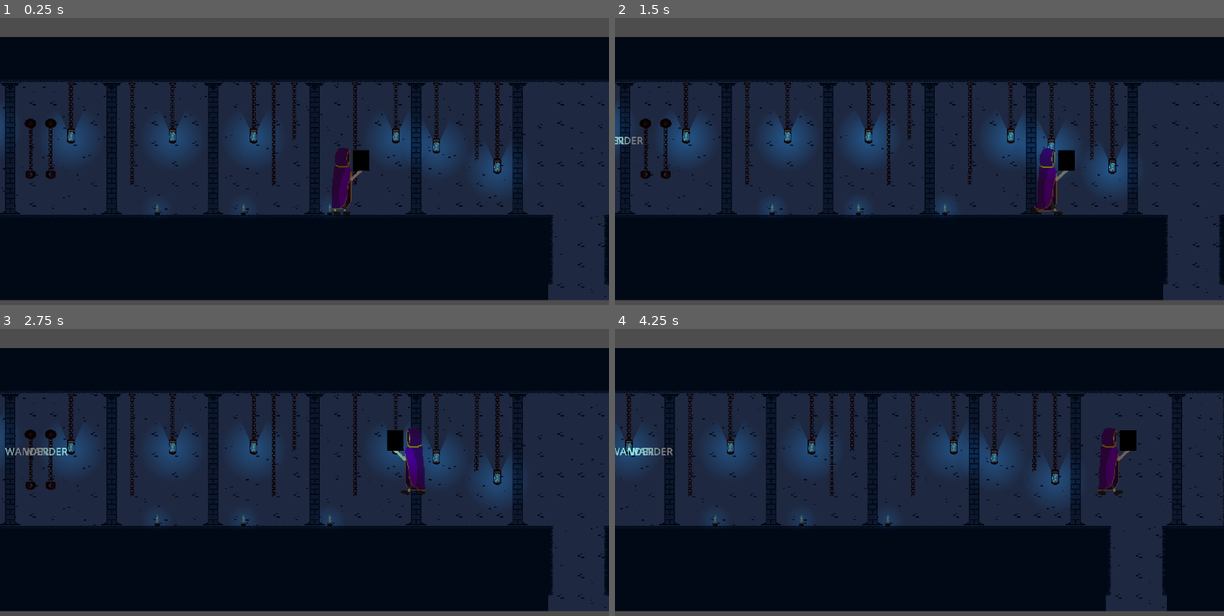
Above: before the commit, frames 1-4 (two rows, left to right).
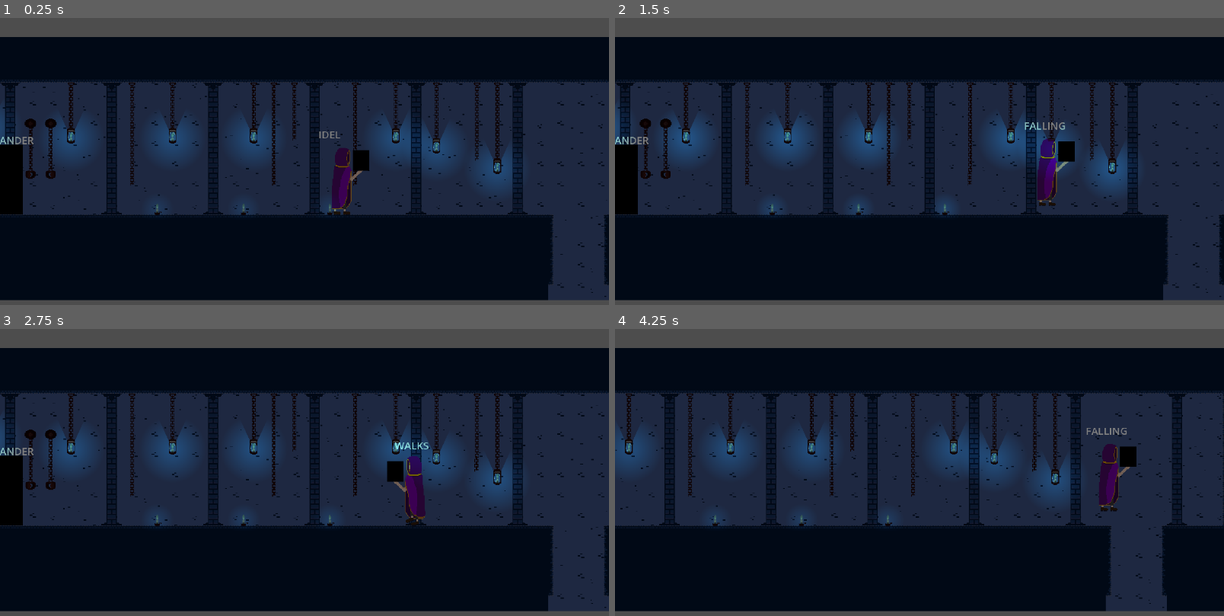
Above: after the commit, the same moments.

Repository: DevHatemAlDouh/hox-s-legacy
Game: Godot game, scene res://World/level1.tscn
The game is run twice, just before and just after one commit, with the same random seed, the same clock (stepped at 60 frames per second) and the same inputs.
Inputs (mouse positions are in pixels of both pictures, inside the frame that each line leads up to):
- Up to frame 1 (0.25 s): no input
- Up to frame 2 (1.5 s): move the mouse to (1053, 172) at 0.52 s; hold Space (jump) 0.53-1.28 s; hold D (right) from 0.53 s (still down); tap Middle mouse button (target, bound only after the commit) at 0.6 s; move the mouse to (797, 207) at 1.27 s; tap Space (jump) at 1.35 s
- Up to frame 3 (2.75 s): tap Space (jump) at 1.52, 1.82 s; tap Middle mouse button (target, bound only after the commit) at 1.55, 2.1 s; move the mouse to (365, 423) at 2.02 s; release D (right) at 2.03 s; hold A (left) from 2.03 s (still down); hold Space (jump) from 2.03 s (still down)
- Up to frame 4 (4.25 s): move the mouse to (889, 567) at 2.77 s; release A (left) at 2.78 s; release Space (jump) at 2.78 s; hold D (right) from 2.78 s (still down); tap Middle mouse button (target, bound only after the commit) at 2.85 s; tap Space (jump) at 3.02, 3.32 s; move the mouse to (1102, 549) at 3.52 s; hold Space (jump) from 3.53 s (still down)

The runs differ from the first frame. In frame 1, 0.9% of the frame differs, in the area x 0-56%, y 39-69%; in frame 2, 1.5%; in frame 3, 2.2%, in the area x 0-71%, y 34-69%; in frame 4, 1.1%.

Commit message:
target system

Diff:
--- /dev/null
+++ b/Components/target.tscn
@@ -0,0 +1,6 @@
+[gd_scene load_steps=2 format=3 uid="uid://b4pfyhjrryyy1"]
+
+[ext_resource type="Texture2D" uid="uid://3272eqm3bn21" path="res://Components/Assists/Target.png" id="1_4ww48"]
+
+[node name="Target" type="Sprite2D"]
+texture = ExtResource("1_4ww48")
--- a/Enemies/001/001.gd
+++ b/Enemies/001/001.gd
@@ -37,10 +37,9 @@
 	else :
 		$Label.text = 'CHASE'
 	handle_gravity(delta)
-	handle_movment(delta)
+	#handle_movment(delta)
 	change_direction()
 	lock_for_player()
-
 
 func lock_for_player():
 	if PlayerDetector.is_colliding():
--- a/Enemies/001/001.tscn
+++ b/Enemies/001/001.tscn
@@ -1,18 +1,21 @@
-[gd_scene load_steps=10 format=3 uid="uid://boan55xogjeoj"]
+[gd_scene load_steps=12 format=3 uid="uid://boan55xogjeoj"]
 
 [ext_resource type="Script" uid="uid://bid8c0nhoouan" path="res://Enemies/001/001.gd" id="1_15y8m"]
 [ext_resource type="Script" uid="uid://tscn7y28rhmh" path="res://Components/health.gd" id="2_ttk1f"]
+[ext_resource type="Texture2D" uid="uid://5cv6mih5svuo" path="res://Enemies/001/Assists/001Idel.png" id="3_weupa"]
 [ext_resource type="Script" uid="uid://o0og1idrbini" path="res://Components/hitbox.gd" id="4_q7co2"]
 [ext_resource type="Script" uid="uid://dt2xrxrn812gc" path="res://Components/hurtbox.gd" id="5_8e7xt"]
+[ext_resource type="PackedScene" uid="uid://b4pfyhjrryyy1" path="res://Components/target.tscn" id="5_ggo1v"]
 
-[sub_resource type="AtlasTexture" id="AtlasTexture_u4lxl"]
+[sub_resource type="AtlasTexture" id="AtlasTexture_6sfoo"]
+atlas = ExtResource("3_weupa")
 region = Rect2(0, 0, 128, 128)
 
 [sub_resource type="SpriteFrames" id="SpriteFrames_eqh5r"]
 animations = [{
 "frames": [{
 "duration": 1.0,
-"texture": SubResource("AtlasTexture_u4lxl")
+"texture": SubResource("AtlasTexture_6sfoo")
 }],
 "loop": true,
 "name": &"Idel",
@@ -30,6 +33,7 @@
 
 [node name="001" type="CharacterBody2D"]
 collision_layer = 2
+collision_mask = 3
 script = ExtResource("1_15y8m")
 
 [node name="Health" type="Node" parent="."]
@@ -86,5 +90,9 @@
 offset_right = 24.0
 offset_bottom = -104.0
 
+[node name="Target" parent="." instance=ExtResource("5_ggo1v")]
+visible = false
+position = Vector2(0, -56)
+
 [connection signal="health_depleted" from="Health" to="." method="_on_health_health_depleted"]
 [connection signal="timeout" from="Timer" to="." method="_on_timer_timeout"]
--- a/Player/player.gd
+++ b/Player/player.gd
@@ -2,14 +2,13 @@
 
 
 const SPEED = 150.0
-const JUMP_VELOCITY_HIGH = -200.0
+const JUMP_VELOCITY_HIGH = -300.0
 const JUMP_VELOCITY_LOW = -100.0
 
 @export var BOOK : Node2D
 @export var Player_Assist: AnimatedSprite2D
 @export var animations: AnimationTree
 @export var Footsteps_VFX :AudioStreamPlayer2D
-@export var Ground_detector : RayCast2D
 var gravity = ProjectSettings.get_setting("physics/2d/default_gravity")
 var delta_time: float = 0.0
 
@@ -20,8 +19,11 @@
 var is_holding = false
 var is_jumping = false
 
+var DEATH = false
+
 var CombatMode = false
-var targeted_enemy
+var LockOn = false
+var targeted_enemy : Node2D
 var enemy_distance = 0
 var all_enemys_can_by_targeted = []
 
@@ -30,7 +32,7 @@
 	IDEL,
 	WALKS,
 	JUMPS,
-	FOLLING,
+	FALLING,
 	DEATH
 }
 
@@ -40,22 +42,35 @@
 
 func Update_Animation_Parameters():
 	if currnt_state == Player_States.DEATH:
+		$Label.text = "DEATH"
 		animations["parameters/conditions/Is_Moving"] = false
 		animations["parameters/conditions/Idel"] = false
 		animations["parameters/conditions/Death"] = true
 	else:
-		if !Ground_detector.is_colliding():
-			if velocity.x == 0:
-				currnt_state = Player_States.IDEL
-				animations["parameters/conditions/Idel"] = true
-				animations["parameters/conditions/Is_Moving"] = false
-			if velocity.x != 0:
-				currnt_state = Player_States.WALKS
-				animations["parameters/conditions/Idel"] = false
-				animations["parameters/conditions/Is_Moving"] = true
-		else:
+		if currnt_state == Player_States.IDEL:
+			$Label.text = "IDEL"
+			animations["parameters/conditions/Jump"] = false
+			animations["parameters/conditions/Fall"] = false
+			animations["parameters/conditions/Idel"] = true
+			animations["parameters/conditions/Is_Moving"] = false
+		if currnt_state == Player_States.WALKS :
+			$Label.text = "WALKS"
+			animations["parameters/conditions/Jump"] = false
+			animations["parameters/conditions/Fall"] = false
+			animations["parameters/conditions/Idel"] = false
+			animations["parameters/conditions/Is_Moving"] = true
+		if currnt_state == Player_States.JUMPS:
+			$Label.text = "JUMPS"
 			animations["parameters/conditions/Idel"] = false
 			animations["parameters/conditions/Is_Moving"] = false
+			animations["parameters/conditions/Fall"] = false
+			animations["parameters/conditions/Jump"] = true
+		if currnt_state == Player_States.FALLING:
+			$Label.text = "FALLING"
+			animations["parameters/conditions/Idel"] = false
+			animations["parameters/conditions/Is_Moving"] = false
+			animations["parameters/conditions/Jump"] = false
+			animations["parameters/conditions/Fall"] = true
 
 func handle_gravity(delta: float) -> void:
 	velocity.y += gravity * delta
@@ -68,11 +83,13 @@
 
 func handle_movement(direction: float) -> void:
 	if direction != 0 and currnt_state != Player_States.DEATH:
+		currnt_state = Player_States.WALKS
 		Player_Assist.flip_h = direction < 0
 		handle_book_placement(direction < 0)
 		velocity.x = direction * SPEED
 		#Footsteps_VFX.play()
 	else:
+		currnt_state = Player_States.IDEL
 		velocity.x = move_toward(velocity.x, 0, SPEED)
 
 func handle_normal_jumping() -> void:
@@ -86,53 +103,68 @@
 	if press_time < HOLD_THRESHOLD:
 		velocity.y = lerp(JUMP_VELOCITY_LOW, JUMP_VELOCITY_HIGH, press_time/HOLD_THRESHOLD)
 	else:
-		velocity.y = JUMP_VELOCITY_HIGH
+		velocity.y = JUMP_VELOCITY_LOW
 		is_holding = false
 		is_jumping = false
 
-func _physics_process(delta: float) -> void:
-	delta_time = delta
-	Update_Animation_Parameters()
-
-	CombatMode = all_enemys_can_by_targeted.size() > 0
-	#print(CombatMode)
-	if CombatMode:
+func target(EnmyInRange : bool) -> void:
+	if EnmyInRange:
 		for enemy in all_enemys_can_by_targeted:
-			var enemy_pos = enemy.position
-			var distance = enemy_pos.distance_to(self.position)
+			var enemy_pos = enemy.global_position
+			var distance = self.position.distance_to(enemy_pos)
 			if enemy_distance > 0:
 				if enemy_distance > distance:
+					targeted_enemy = enemy
 					enemy_distance = distance
 			else :
 				enemy_distance = distance
 	else :
 		enemy_distance = 0
-	print(enemy_distance)
+
+func _physics_process(delta: float) -> void:
+	delta_time = delta
+	if DEATH:
+		currnt_state = Player_States.DEATH
+	Update_Animation_Parameters()
+	CombatMode = all_enemys_can_by_targeted.size() > 0
+	target(CombatMode)
+	if !CombatMode:
+		LockOn = CombatMode
+	# target
+	if Input.is_action_just_pressed("target") and CombatMode:
+		targeted_enemy.get_child(-1).visible = !LockOn
+		LockOn = !LockOn
+	# Handle movement
+	var direction := Input.get_axis("left", "right")
+	handle_movement(direction)
 	# Add the gravity.
 	if not is_on_floor():
+		currnt_state = Player_States.JUMPS
 		handle_gravity(delta)
-
+		if !is_holding:
+			currnt_state = Player_States.FALLING
 	# jump handler
-	if currnt_state != Player_States.DEATH:
+	if !DEATH:
 		if Input.is_action_just_pressed("jump") and is_on_floor():
 			handle_normal_jumping()
 		elif Input.is_action_pressed("jump") and is_holding and is_jumping:
 			handle_hold_jumping(delta_time)
 		elif Input.is_action_just_released("jump"):
 			is_holding = false
-	# Handle movement
-	var direction := Input.get_axis("left", "right")
-	handle_movement(direction)
+
 
 	move_and_slide()
 
 func _on_health_health_depleted() -> void:
-	currnt_state = Player_States.DEATH
+	DEATH = true
 
 func _on_enemyditction_area_entered(area: Area2D) -> void:
 	if area is HitBox:
-		all_enemys_can_by_targeted.append(area)
+		var enemy = area.get_parent().get_parent()
+		all_enemys_can_by_targeted.append(enemy)
 
 func _on_enemyditction_area_exited(area: Area2D) -> void:
 	if area is HitBox:
-		all_enemys_can_by_targeted.erase(area)
+		var enemy = area.get_parent().get_parent()
+		enemy.get_child(-1).visible = false
+		all_enemys_can_by_targeted.erase(enemy)
--- a/Player/player.tscn
+++ b/Player/player.tscn
@@ -6,6 +6,7 @@
 [ext_resource type="Texture2D" uid="uid://pq8edpunb1w8" path="res://Player/Assists/Ready_walk4.0.png" id="5_eao42"]
 [ext_resource type="Texture2D" uid="uid://cw2dw4nd34xpu" path="res://Player/Assists/Death4.0.png" id="7_7bo0c"]
 [ext_resource type="AudioStream" uid="uid://c6s7nvcaic02i" path="res://Player/VFX's/Footsteps.mp3" id="7_fk0ue"]
+[ext_resource type="Texture2D" uid="uid://2708fldm0ki4" path="res://Player/Assists/jump4.0.png" id="7_x3vf3"]
 [ext_resource type="PackedScene" uid="uid://cke5s2dkmdu0v" path="res://Player/Book/book.tscn" id="9_00tjw"]
 [ext_resource type="Script" uid="uid://tscn7y28rhmh" path="res://Components/health.gd" id="9_8myxi"]
 [ext_resource type="Script" uid="uid://dt2xrxrn812gc" path="res://Components/hurtbox.gd" id="9_28kmr"]
@@ -153,10 +154,68 @@
 "values": [0, 1, 2, 3, 4, 5]
 }
 
+[sub_resource type="Animation" id="Animation_00tjw"]
+resource_name = "Jump"
+step = 0.2
+tracks/0/type = "value"
+tracks/0/imported = false
+tracks/0/enabled = true
+tracks/0/path = NodePath("AnimatedSprite2D:frame")
+tracks/0/interp = 1
+tracks/0/loop_wrap = true
+tracks/0/keys = {
+"times": PackedFloat32Array(0),
+"transitions": PackedFloat32Array(1),
+"update": 0,
+"values": [0]
+}
+tracks/1/type = "value"
+tracks/1/imported = false
+tracks/1/enabled = true
+tracks/1/path = NodePath("AnimatedSprite2D:animation")
+tracks/1/interp = 1
+tracks/1/loop_wrap = true
+tracks/1/keys = {
+"times": PackedFloat32Array(0),
+"transitions": PackedFloat32Array(1),
+"update": 0,
+"values": [&"Jump"]
+}
+
+[sub_resource type="Animation" id="Animation_x3vf3"]
+resource_name = "Falling"
+step = 0.2
+tracks/0/type = "value"
+tracks/0/imported = false
+tracks/0/enabled = true
+tracks/0/path = NodePath("AnimatedSprite2D:frame")
+tracks/0/interp = 1
+tracks/0/loop_wrap = true
+tracks/0/keys = {
+"times": PackedFloat32Array(0),
+"transitions": PackedFloat32Array(1),
+"update": 0,
+"values": [0]
+}
+tracks/1/type = "value"
+tracks/1/imported = false
+tracks/1/enabled = true
+tracks/1/path = NodePath("AnimatedSprite2D:animation")
+tracks/1/interp = 1
+tracks/1/loop_wrap = true
+tracks/1/keys = {
+"times": PackedFloat32Array(0),
+"transitions": PackedFloat32Array(1),
+"update": 0,
+"values": [&"Falling"]
+}
+
 [sub_resource type="AnimationLibrary" id="AnimationLibrary_tnnkx"]
 _data = {
 &"Death": SubResource("Animation_3m12v"),
+&"Falling": SubResource("Animation_x3vf3"),
 &"Idel": SubResource("Animation_qhtfr"),
+&"Jump": SubResource("Animation_00tjw"),
 &"RESET": SubResource("Animation_ketm8"),
 &"Ready": SubResource("Animation_kbsyy"),
 &"Walk": SubResource("Animation_xxy5d")
@@ -186,6 +245,10 @@
 atlas = ExtResource("7_7bo0c")
 region = Rect2(1024, 128, 256, 128)
 
+[sub_resource type="AtlasTexture" id="AtlasTexture_p5o4e"]
+atlas = ExtResource("7_x3vf3")
+region = Rect2(256, 0, 128, 128)
+
 [sub_resource type="AtlasTexture" id="AtlasTexture_bvinl"]
 atlas = ExtResource("4_gk1hx")
 region = Rect2(128, 0, 128, 128)
@@ -194,6 +257,10 @@
 atlas = ExtResource("4_gk1hx")
 region = Rect2(0, 0, 128, 128)
 
+[sub_resource type="AtlasTexture" id="AtlasTexture_5htga"]
+atlas = ExtResource("7_x3vf3")
+region = Rect2(128, 0, 128, 128)
+
 [sub_resource type="AtlasTexture" id="AtlasTexture_3knkp"]
 atlas = ExtResource("3_5joss")
 region = Rect2(0, 0, 128, 128)
@@ -252,8 +319,16 @@
 "duration": 1.0,
 "texture": SubResource("AtlasTexture_6q5my")
 }],
-"loop": true,
+"loop": false,
 "name": &"Death",
+"speed": 5.0
+}, {
+"frames": [{
+"duration": 1.0,
+"texture": SubResource("AtlasTexture_p5o4e")
+}],
+"loop": false,
+"name": &"Falling",
 "speed": 5.0
 }, {
 "frames": [{
@@ -265,6 +340,14 @@
 }],
 "loop": false,
 "name": &"Idel",
+"speed": 5.0
+}, {
+"frames": [{
+"duration": 1.0,
+"texture": SubResource("AtlasTexture_5htga")
+}],
+"loop": false,
+"name": &"Jump",
 "speed": 5.0
 }, {
 "frames": [{
@@ -310,6 +393,9 @@
 
 [sub_resource type="AnimationNodeAnimation" id="AnimationNodeAnimation_8q5ts"]
 animation = &"Death"
+
+[sub_resource type="AnimationNodeAnimation" id="AnimationNodeAnimation_apopc"]
+animation = &"Falling"
 
 [sub_resource type="AnimationNodeAnimation" id="AnimationNodeAnimation_ry6e1"]
 animation = &"Idel"
@@ -319,6 +405,9 @@
 start_offset = 0.0
 loop_mode = 1
 
+[sub_resource type="AnimationNodeAnimation" id="AnimationNodeAnimation_x3vf3"]
+animation = &"Jump"
+
 [sub_resource type="AnimationNodeAnimation" id="AnimationNodeAnimation_pxuk5"]
 animation = &"Ready"
 play_mode = 1
@@ -354,18 +443,54 @@
 advance_mode = 2
 advance_condition = &"Death"
 
+[sub_resource type="AnimationNodeStateMachineTransition" id="AnimationNodeStateMachineTransition_gu6f8"]
+advance_mode = 2
+advance_condition = &"Jump"
+
+[sub_resource type="AnimationNodeStateMachineTransition" id="AnimationNodeStateMachineTransition_dkpta"]
+advance_mode = 2
+advance_condition = &"Jump"
+
+[sub_resource type="AnimationNodeStateMachineTransition" id="AnimationNodeStateMachineTransition_x3vf3"]
+advance_mode = 2
+
+[sub_resource type="AnimationNodeStateMachineTransition" id="AnimationNodeStateMachineTransition_apopc"]
+advance_mode = 2
+advance_condition = &"Death"
+
+[sub_resource type="AnimationNodeStateMachineTransition" id="AnimationNodeStateMachineTransition_5htga"]
+advance_mode = 2
+advance_condition = &"Death"
+
+[sub_resource type="AnimationNodeStateMachineTransition" id="AnimationNodeStateMachineTransition_p5o4e"]
+advance_mode = 2
+advance_condition = &"Fall"
+
+[sub_resource type="AnimationNodeStateMachineTransition" id="AnimationNodeStateMachineTransition_lfmf2"]
+advance_mode = 2
+advance_condition = &"Fall"
+
+[sub_resource type="AnimationNodeStateMachineTransition" id="AnimationNodeStateMachineTransition_pisgm"]
+advance_mode = 2
+advance_condition = &"Fall"
+
 [sub_resource type="AnimationNodeStateMachine" id="AnimationNodeStateMachine_mbkf3"]
 states/Death/node = SubResource("AnimationNodeAnimation_8q5ts")
 states/Death/position = Vector2(724, 99.8477)
+states/End/position = Vector2(900.5, 99.9353)
+states/Falling/node = SubResource("AnimationNodeAnimation_apopc")
+states/Falling/position = Vector2(818.5, 345.816)
 states/Idel/node = SubResource("AnimationNodeAnimation_ry6e1")
-states/Idel/position = Vector2(367.125, 100.023)
+states/Idel/position = Vector2(365.824, 99.4864)
+states/Jump/node = SubResource("AnimationNodeAnimation_x3vf3")
+states/Jump/position = Vector2(539.188, 259.344)
 states/Ready/node = SubResource("AnimationNodeAnimation_pxuk5")
 states/Ready/position = Vector2(539.5, 99.125)
 states/Start/position = Vector2(203.5, 100.047)
 states/Walk/node = SubResource("AnimationNodeAnimation_6h3cg")
-states/Walk/position = Vector2(365.156, 261.5)
-transitions = ["Idel", "Walk", SubResource("AnimationNodeSta …(362 unchanged characters)… mationNodeStateMachineTransition_fxsxe")]
-graph_offset = Vector2(221, 60)
+states/Walk/position = Vector2(365.891, 258.816)
+transitions = ["Idel", "Walk", SubResource("AnimationNodeSta …(362 unchanged characters)… mationNodeStateMachineTransition_fxsxe"), "Idel", "Jump", SubResource("AnimationNodeStateMachineTransition_gu6f8"), "Walk", "Jump", SubResource("AnimationNodeStateMachineTransition_dkpta"), "Falling", "Idel", SubResource("AnimationNodeStateMachineTransition_x3vf3"), "Jump", "Ready", SubResource("AnimationNodeStateMachineTransition_apopc"), "Falling", "Ready", SubResource("AnimationNodeStateMachineTransition_5htga"), "Jump", "Falling", SubResource("AnimationNodeStateMachineTransition_p5o4e"), "Idel", "Falling", SubResource("AnimationNodeStateMachineTransition_lfmf2"), "Walk", "Falling", SubResource("AnimationNodeStateMachineTransition_pisgm")]
+graph_offset = Vector2(257, -42)
 
 [sub_resource type="RectangleShape2D" id="RectangleShape2D_qcg84"]
 size = Vector2(32, 90)
@@ -373,14 +498,13 @@
 [sub_resource type="CircleShape2D" id="CircleShape2D_l44yb"]
 radius = 300.0
 
-[node name="Player" type="CharacterBody2D" node_paths=PackedStringArray("BOOK", "Player_Assist", "animations", "Footsteps_VFX", "Ground_detector") groups=["player"]]
+[node name="Player" type="CharacterBody2D" node_paths=PackedStringArray("BOOK", "Player_Assist", "animations", "Footsteps_VFX") groups=["player"]]
 collision_mask = 3
 script = ExtResource("1_yhfnr")
 BOOK = NodePath("Book")
 Player_Assist = NodePath("AnimatedSprite2D")
 animations = NodePath("AnimationTree")
 Footsteps_VFX = NodePath("Footsteps")
-Ground_detector = NodePath("Ground_detector")
 
 [node name="Health" type="Node" parent="."]
 script = ExtResource("9_8myxi")
@@ -404,8 +528,10 @@
 tree_root = SubResource("AnimationNodeStateMachine_mbkf3")
 anim_player = NodePath("../AnimationPlayer")
 parameters/conditions/Death = false
+parameters/conditions/Fall = false
 parameters/conditions/Idel = false
 parameters/conditions/Is_Moving = false
+parameters/conditions/Jump = false
 
 [node name="Footsteps" type="AudioStreamPlayer2D" parent="."]
 stream = ExtResource("7_fk0ue")
@@ -426,15 +552,16 @@
 [node name="CollisionShape2D" type="CollisionShape2D" parent="enemyditction"]
 shape = SubResource("CircleShape2D_l44yb")
 
-[node name="can_jump" type="Timer" parent="."]
-wait_time = 0.2
-
-[node name="Ground_detector" type="RayCast2D" parent="."]
-target_position = Vector2(0, 10)
-
 [node name="Book" parent="." instance=ExtResource("9_00tjw")]
 position = Vector2(33, -86)
+
+[node name="Label" type="Label" parent="."]
+offset_left = -34.0
+offset_top = -138.0
+offset_right = 40.0
+offset_bottom = -115.0
 
 [connection signal="health_depleted" from="Health" to="." method="_on_health_health_depleted"]
 [connection signal="area_entered" from="enemyditction" to="." method="_on_enemyditction_area_entered"]
 [connection signal="area_exited" from="enemyditction" to="." method="_on_enemyditction_area_exited"]
+[connection signal="body_entered" from="enemyditction" to="." method="_on_enemyditction_body_entered"]
--- a/World/level1.tscn
+++ b/World/level1.tscn
@@ -407,6 +407,10 @@
 [node name="Chain5" parent="Chains" instance=ExtResource("6_wpdr7")]
 position = Vector2(880, -120)
 
+[node name="CollisionShape2D" type="CollisionShape2D" parent="."]
+position = Vector2(32, -56)
+shape = SubResource("RectangleShape2D_x7j30")
+
 [node name="Player" parent="." instance=ExtResource("7_jiso0")]
 position = Vector2(664, -16)
 
@@ -428,9 +432,5 @@
 player = NodePath("../Player")
 
 [node name="002" parent="." node_paths=PackedStringArray("player") instance=ExtResource("7_nf8w6")]
-position = Vector2(60, -16)
+position = Vector2(136, -8)
 player = NodePath("../Player")
-
-[node name="CollisionShape2D" type="CollisionShape2D" parent="."]
-position = Vector2(32, -56)
-shape = SubResource("RectangleShape2D_x7j30")
--- a/project.godot
+++ b/project.godot
@@ -54,6 +54,12 @@
 "events": [Object(InputEventKey,"resource_local_to_scene":false,"resource_name":"","device":-1,"window_id":0,"alt_press …(191 unchanged characters)…
 ]
 }
+target={
+"deadzone": 0.2,
+"events": [Object(InputEventMouseButton,"resource_local_to_scene":false,"resource_name":"","device":-1,"window_id":0,"alt_pressed":false,"shift_pressed":false,"ctrl_pressed":false,"meta_pressed":false,"button_mask":4,"position":Vector2(494, 30),"global_position":Vector2(513, 126),"factor":1.0,"button_index":3,"canceled":false,"pressed":true,"double_click":false,"script":null)
+, Object(InputEventKey,"resource_local_to_scene":false,"resource_name":"","device":-1,"window_id":0,"alt_pressed":false,"shift_pressed":false,"ctrl_pressed":false,"meta_pressed":false,"pressed":false,"keycode":0,"physical_keycode":81,"key_label":0,"unicode":113,"location":0,"echo":false,"script":null)
+]
+}
 
 [rendering]
 
Binary file added: Components/Assists/Target.png
Not shown, added: Components/Assists/Target.png.import
Binary file added: Player/Assists/jump4.0.png
Not shown, added: Player/Assists/jump4.0.png.import
Not shown: 1 places in Player/player.tscn that only renumber resources
Not shown, added: Components/Draw/Target.piskel
Not shown, added: Player/Draw/old/jump4.0.piskel.0.piskel
Not shown, added: Player/player.tscn6385556702.tmp
